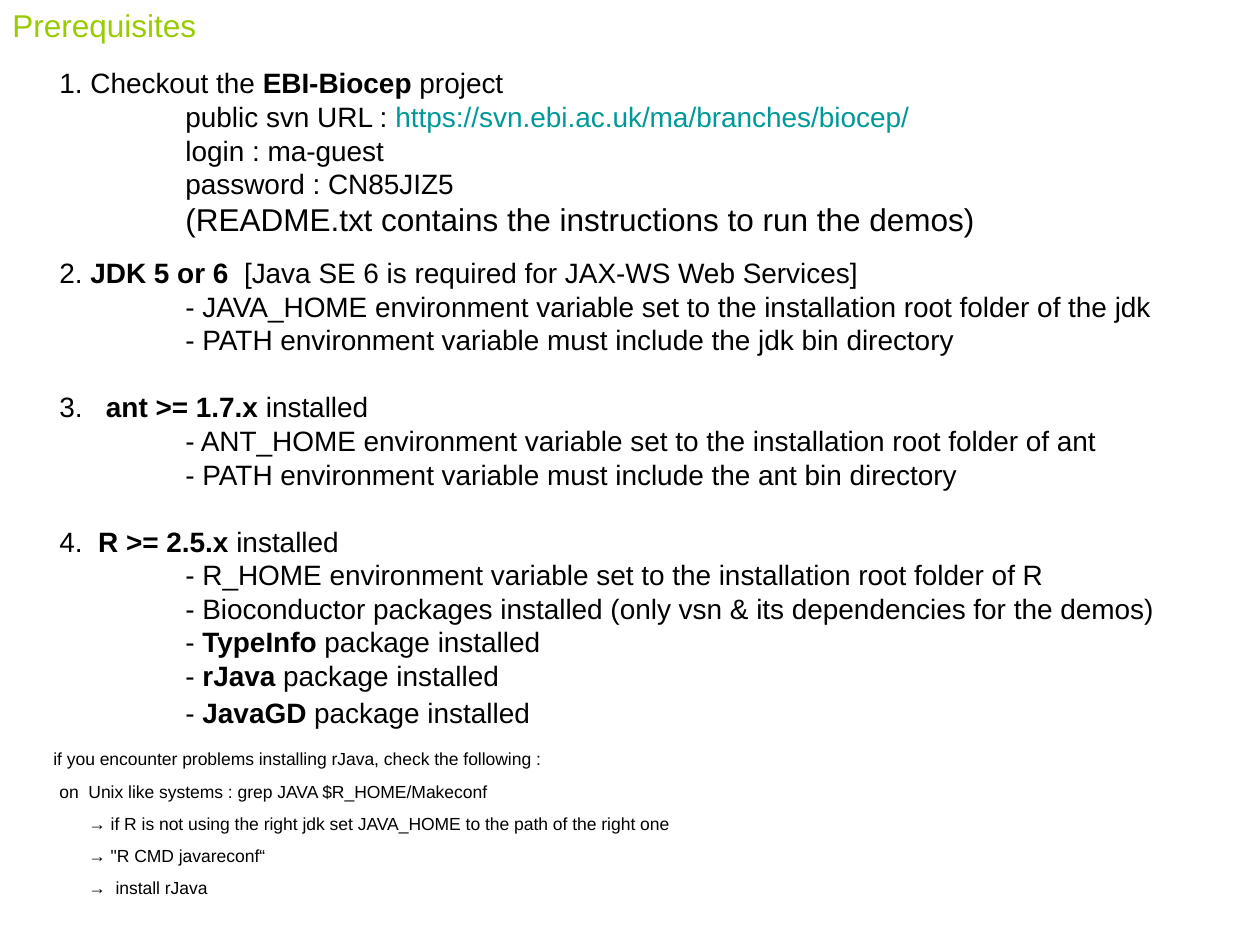
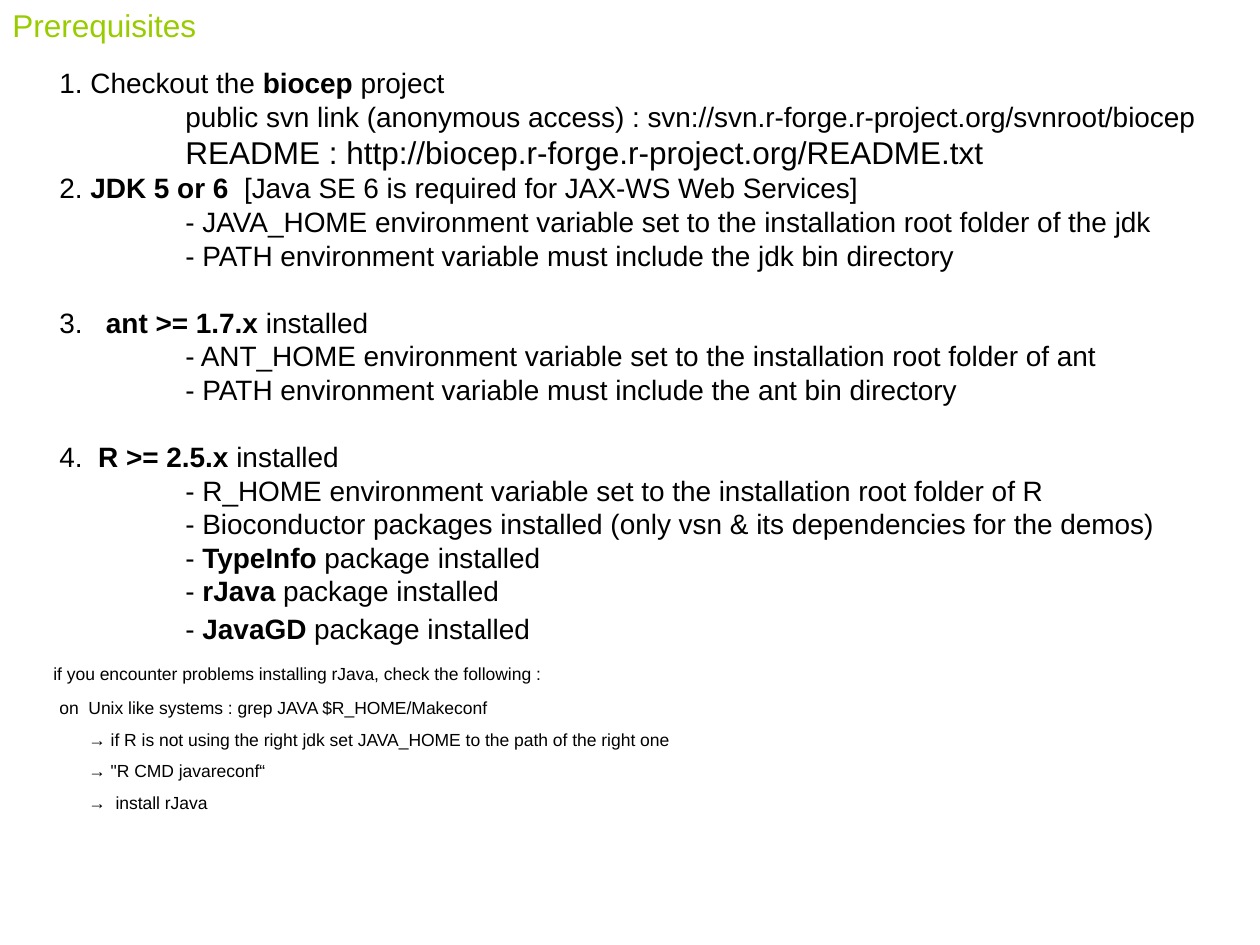
Before and after one commit to r-forge/biocep, a slide deck: slide 21 of www/distR.ppt. Drawn at 1260x945 pixels with LibreOffice and Linux fonts; fonts in the diff are those of the drawing. Boxes give left, top, right and bottom in pixels: in the first picture for what was removed or moved away, otherwise in the second. Text is boxed around its words. In the diff, an @@ line names an element or a change of style, - is before the commit and + after.

Commit message:
slides update

```diff
--- a/www/distR.ppt
+++ b/www/distR.ppt
@@ text at (59, 72, 1196, 170): text changed @@
-1. Checkout the EBI-Biocep project
-public svn URL : https://svn.ebi.ac.uk/ma/branches/biocep/
-login : ma-guest
-password : CN85JIZ5
-(README.txt contains the instructions to run the demos)
+1. Checkout the biocep project
+public svn link (anonymous access) : svn://svn.r-forge.r-project.org/svnroot/biocep
+README : http://biocep.r-forge.r-project.org/README.txt
@@ text at (59, 177, 858, 204): less space between paragraphs @@
```
Also in this commit, not shown: 1 other slide changed, 5 other files.
